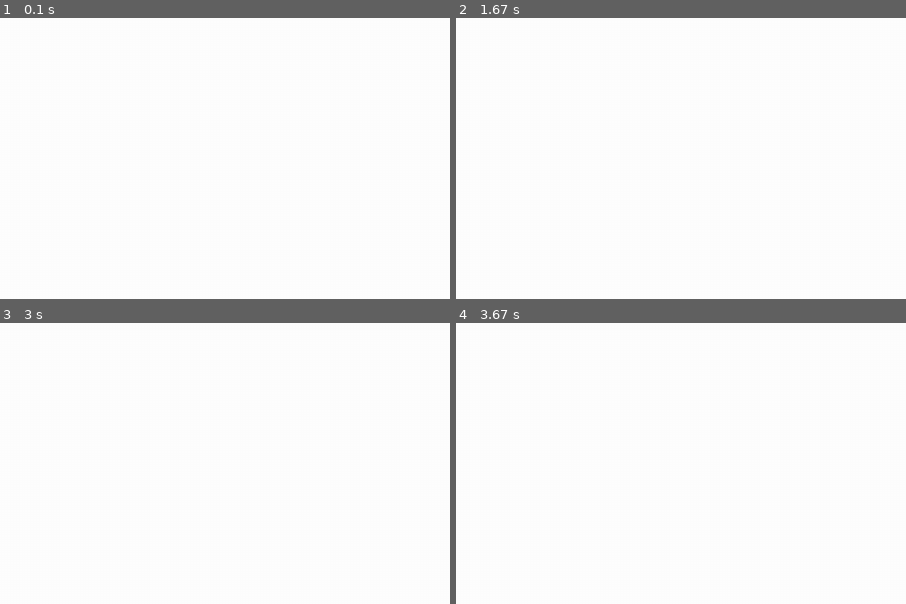
Above: before the commit, frames 1-4 (two rows, left to right).
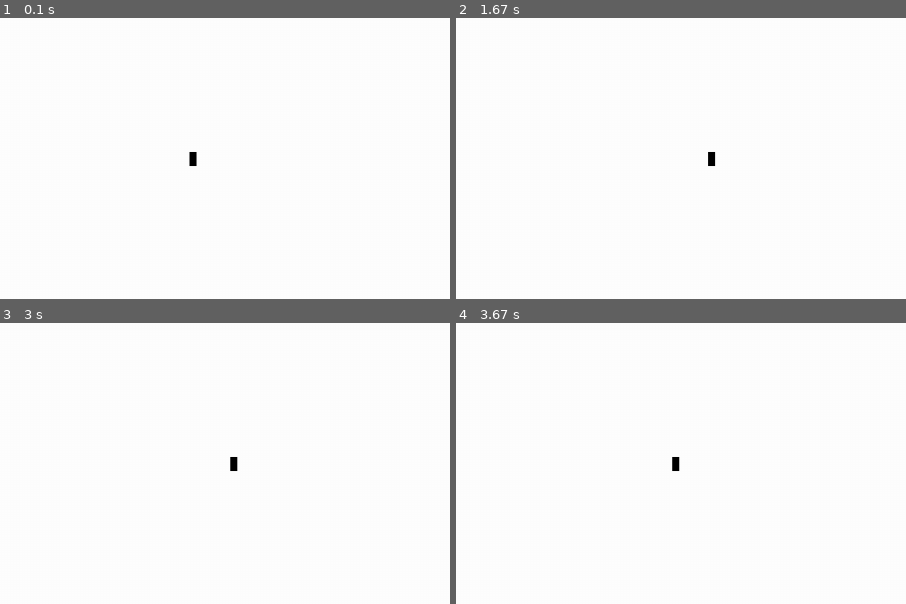
Above: after the commit, the same moments.

Repository: dev-tp/pygame-platformer
Game: pygame game, started from main.py
The game is run twice, just before and just after one commit, with the same random seed, the same clock (stepped at 60 frames per second) and the same inputs.
Inputs:
- Up to frame 1 (0.1 s): no input
- Up to frame 2 (1.67 s): hold Right 0.33-0.8 s; hold Right 0.83-1.3 s; hold Left from 1.33 s (still down)
- Up to frame 3 (3 s): release Left at 1.87 s; hold Left 1.9-2.3 s; hold Right 2.33-2.97 s
- Up to frame 4 (3.67 s): hold Left 3-3.47 s; hold Right from 3.5 s (still down)
The pictures show only the part of the screen within x 29-79%, y 25-75%; the shares and areas given below are measured in that part.

The runs differ from the first frame. In frame 1, less than 0.1% of the frame differs, in the area x 42-44%, y 47-53%; in frame 2, less than 0.1%; in frame 3, less than 0.1%; in frame 4, less than 0.1%.

Commit message:
Add player movement in the x-axis

Diff:
--- /dev/null
+++ b/constants.py
@@ -0,0 +1,10 @@
+BLACK = (0, 0, 0)
+WHITE = (255, 255, 255)
+
+SCREEN_HEIGHT = 800
+SCREEN_WIDTH = 1280
+
+PLAYER_ACCELERATION = .5
+PLAYER_FRICTION = -.12
+
+FRAMES_PER_SECOND = 30
--- a/main.py
+++ b/main.py
@@ -2,13 +2,8 @@
 
 from pygame.locals import *
 
-SCREEN_HEIGHT = 800
-SCREEN_WIDTH = 1280
-
-FRAMES_PER_SECOND = 30
-
-BLACK = (0, 0, 0)
-WHITE = (255, 255, 255)
+from constants import *
+from player import Player
 
 
 class Game(object):
@@ -37,7 +32,10 @@
         pygame.display.flip()
 
     def run(self):
+        player = Player()
+
         self.all_sprites = pygame.sprite.Group()
+        self.all_sprites.add(player)
 
         while self.is_running:
             self.clock.tick(FRAMES_PER_SECOND)
--- /dev/null
+++ b/player.py
@@ -0,0 +1,48 @@
+import pygame
+
+from pygame.locals import *
+from pygame.math import Vector2 as Vector
+
+from constants import *
+
+
+class Player(pygame.sprite.Sprite):
+
+    def __init__(self):
+        super().__init__()
+
+        width = 10
+        height = 20
+
+        self.acceleration = Vector(0, 0)
+        self.position = Vector(SCREEN_WIDTH / 2, SCREEN_HEIGHT / 2)
+        self.velocity = Vector(0, 0)
+
+        self.image = pygame.Surface((width, height))
+        self.image.fill(BLACK)
+
+        self.rect = self.image.get_rect()
+        self.rect.center = self.position
+
+    def update(self):
+        self.acceleration = Vector(0, 0)
+
+        pressed_keys = pygame.key.get_pressed()
+
+        if pressed_keys[K_LEFT]:
+            self.acceleration.x = -PLAYER_ACCELERATION
+
+        if pressed_keys[K_RIGHT]:
+            self.acceleration.x = PLAYER_ACCELERATION
+
+        self.acceleration += self.velocity * PLAYER_FRICTION
+        self.velocity += self.acceleration
+        self.position += .5 * self.acceleration + self.velocity
+
+        if self.position.x > SCREEN_WIDTH:
+            self.position.x = 0
+
+        elif self.position.x < 0:
+            self.position.x = SCREEN_WIDTH
+
+        self.rect.center = self.position
